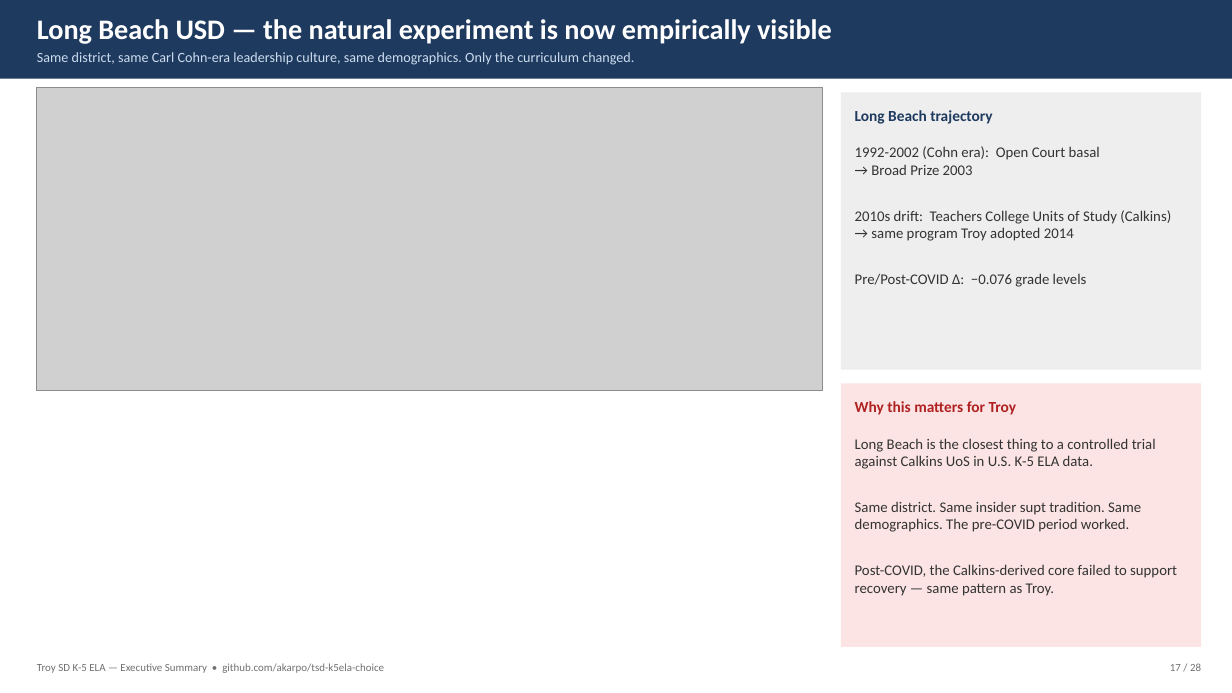
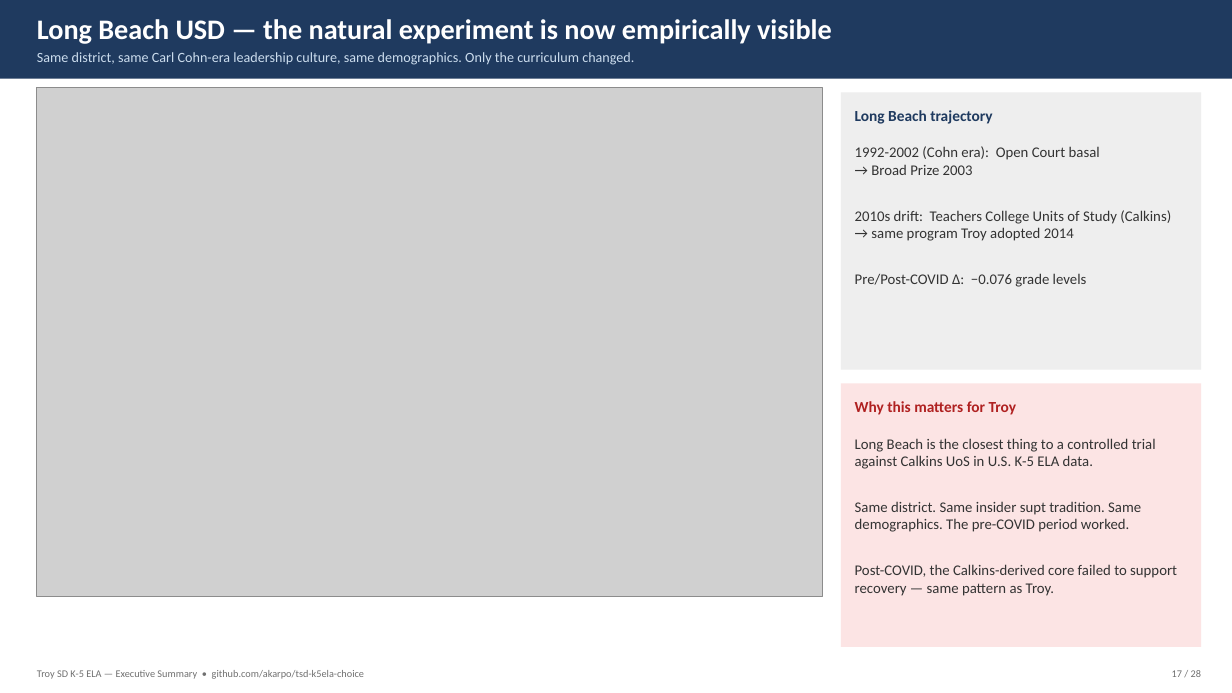
Before and after one commit to akarpo/tsd-k5ela-choice, a slide deck: slide 17 of deck/Troy_K5_ELA_Executive_Summary.pptx. Drawn at 1232x693 pixels with LibreOffice and Linux fonts; fonts in the diff are those of the drawing; grey boxes stand for pictures. Boxes give left, top, right and bottom in pixels: in the first picture for what was removed or moved away, otherwise in the second. Text is boxed around its words. In the diff, an @@ line names an element or a change of style, - is before the commit and + after.

```diff
--- a/deck/Troy_K5_ELA_Executive_Summary.pptx
+++ b/deck/Troy_K5_ELA_Executive_Summary.pptx
@@ picture: place and size @@
-picture at (37,88,823,390)
+picture at (37,88,823,597)
@@ text "Troy SD K-5 ELA — ..." at (37,670,364,679): size 8.5 to 8 pt @@
@@ text "17 / 28" at (1172,670,1201,677): size 8.5 to 8 pt @@
```
Also in this commit, not shown: 26 other slides changed, 36 other files.
